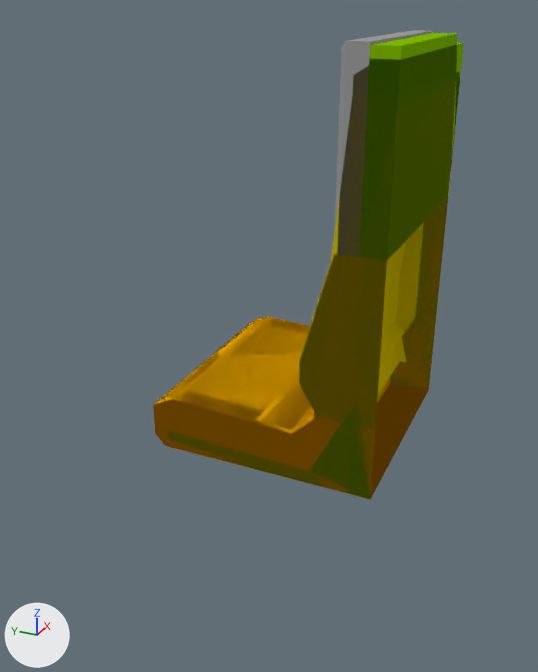
Before and after pictures for a commit that changed the Blender file blender/seat.blend.
Camera for both pictures: a 50 mm camera at (-1.321, -0.691, 0.79) aimed at (0.046, -0.076, 0.107). Lighting does not change. The marker at lower left points along +X, +Y and +Z.

In view in the first picture: 'backrest_type1', 'backrest_type2', 'type1', 'type2', 'type3', 'type4', 'type5', 'type6', 'type7', 'type8'.
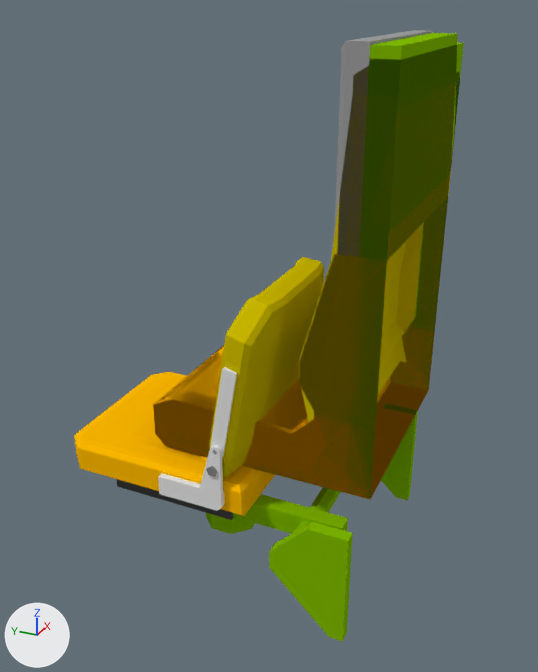
Changed parts and their boxes [x1, y1, x2, y2] in the pictures (538 x 672 px):
'driver_seat_1_2', shown (yellow): after [209, 257, 324, 478]
'driver_seat_1_wall', shown: after [233, 404, 418, 641]
'driver_seat_1_1', shown (yellow): after [74, 372, 275, 516]
'type9', added: after [154, 198, 448, 498]
    faces in mat_color_c02 (yellow #cdbb00): [301, 198, 448, 498]
    faces in mat_color_c01 (yellow #ffbb00): [154, 364, 429, 496]
'driver_seat_1_3', shown: after [158, 445, 224, 511]
'driver_seat_1_4', shown: after [116, 479, 234, 520]
'driver_seat_1_floor', shown: after [206, 513, 256, 534]
'type1', unchanged, covered by the edit: before [153, 316, 317, 485]; after [153, 357, 322, 487]

Edits to the bpy script that builds the scene:
```text
Add me_立方体_005:
    me_立方体_005.from_pydata(...)  # 34 vertices, 23 faces; spans x 0.125..0.375, y -0.375..0.125, z -0.125..0.375
    # faces by material slot: [12, 11]
    me_立方体_005.materials.append(mat_color_c01)  # yellow #ffbb00
    me_立方体_005.materials.append(mat_color_c02)  # yellow #cdbb00
Change ob_driver_seat_1_1:
    remove ob_driver_seat_1_1.hide_set(True)  # its collection is switched off
Change ob_driver_seat_1_2:
    remove ob_driver_seat_1_2.hide_set(True)  # its collection is switched off
Change ob_driver_seat_1_3:
    remove ob_driver_seat_1_3.hide_set(True)  # its collection is switched off
Change ob_driver_seat_1_wall:
    remove ob_driver_seat_1_wall.hide_set(True)  # its collection is switched off
Change ob_driver_seat_1_4:
    remove ob_driver_seat_1_4.hide_set(True)  # its collection is switched off
Change ob_driver_seat_1_floor:
    remove ob_driver_seat_1_floor.hide_set(True)  # its collection is switched off
Add ob_type9:
    ob_type9 = bpy.data.objects.new('type9', me_立方体_005)
    ob_type9.location = (0.0, 0.0, 0.0)
    _m = ob_type9.modifiers.new('ミラー', 'MIRROR')
    _m.mirror_object = ob_mirror
    _m = ob_type9.modifiers.new('三角面化', 'TRIANGULATE')
```
